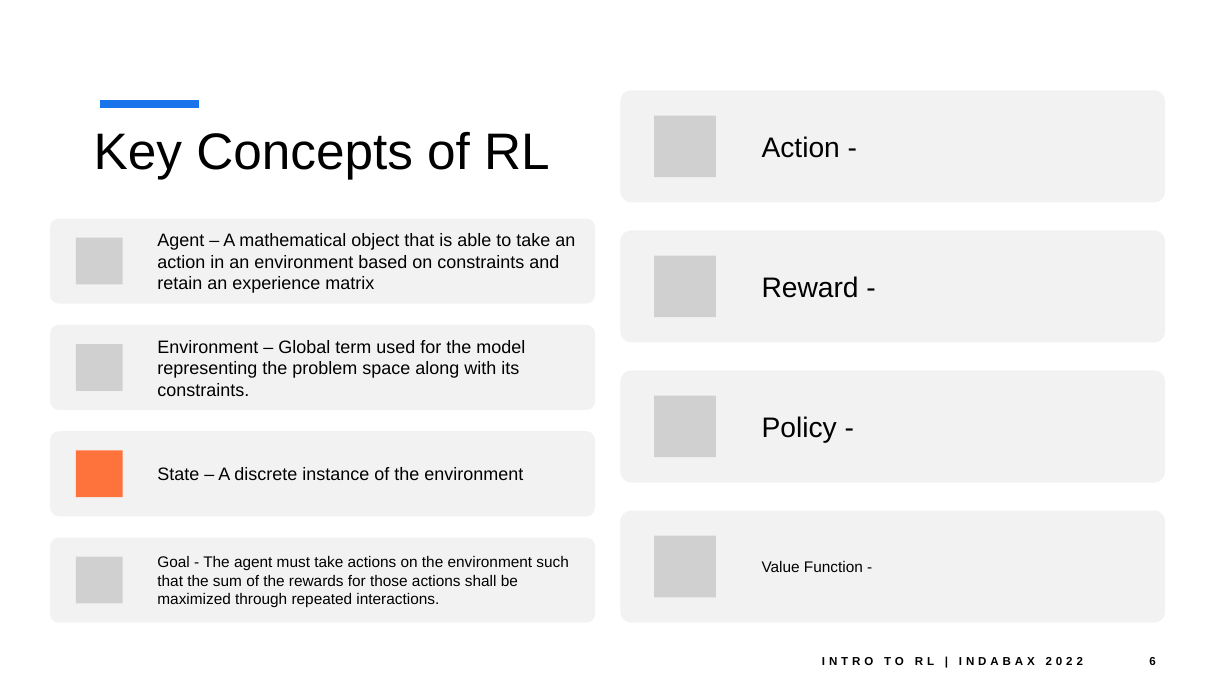
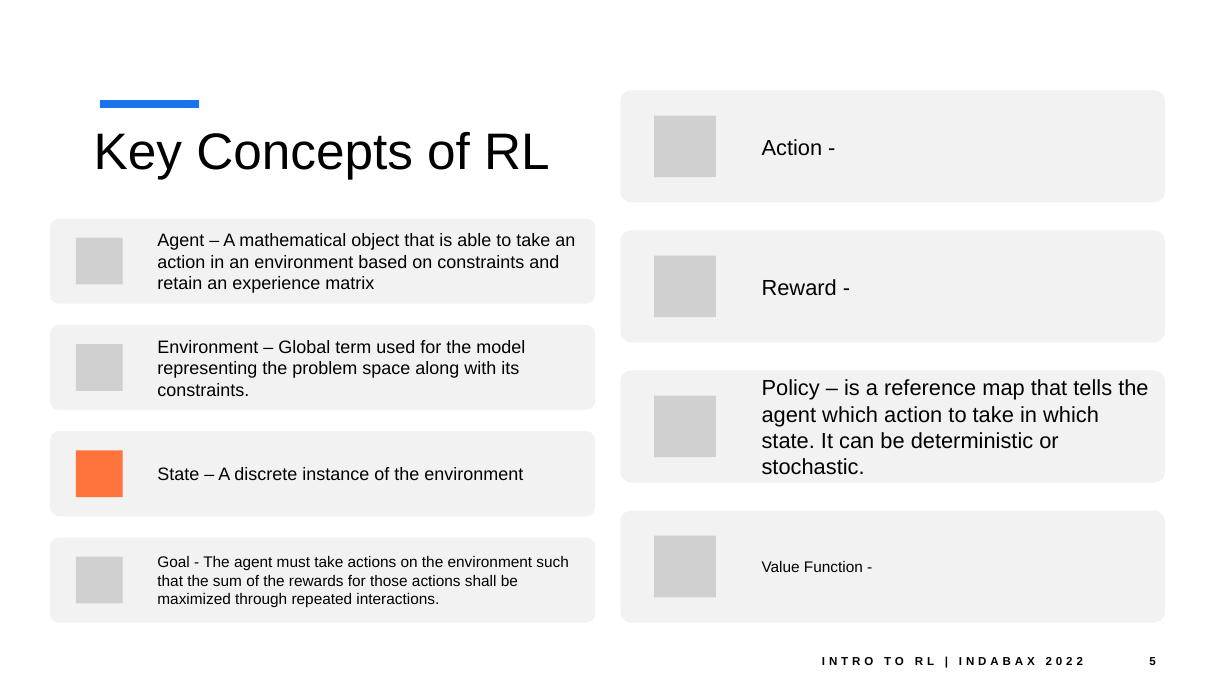
Before and after one commit to ashwineepandey/talk-indabax-2022, a slide deck: slide 5 of IntroToReinforcementLearning_IndabaX2022_001.pptx (slide 6 before the commit). Drawn at 1232x693 pixels with LibreOffice and Linux fonts; fonts in the diff are those of the drawing; grey boxes stand for pictures. Boxes give left, top, right and bottom in pixels: in the first picture for what was removed or moved away, otherwise in the second. Text is boxed around its words. In the diff, an @@ line names an element or a change of style, - is before the commit and + after.

```diff
--- a/IntroToReinforcementLearning_IndabaX2022_001.pptx
+++ b/IntroToReinforcementLearning_IndabaX2022_001.pptx
@@ text "Action -" at <box>762,139,823,156</box>: size 22 to 17 pt; less space between paragraphs @@
@@ text "Reward -" at <box>762,279,837,296</box>: size 22 to 17 pt; less space between paragraphs @@
@@ text at <box>762,379,1148,475</box>: text changed; size 22 to 17 pt @@
-Policy -
+Policy – is a reference map that tells the agent which action to take in which state. It can be deterministic or stochastic.
```
Also in this commit, not shown: 5 other slides changed, 2 slides added, 2 slides removed, 1 other file.
